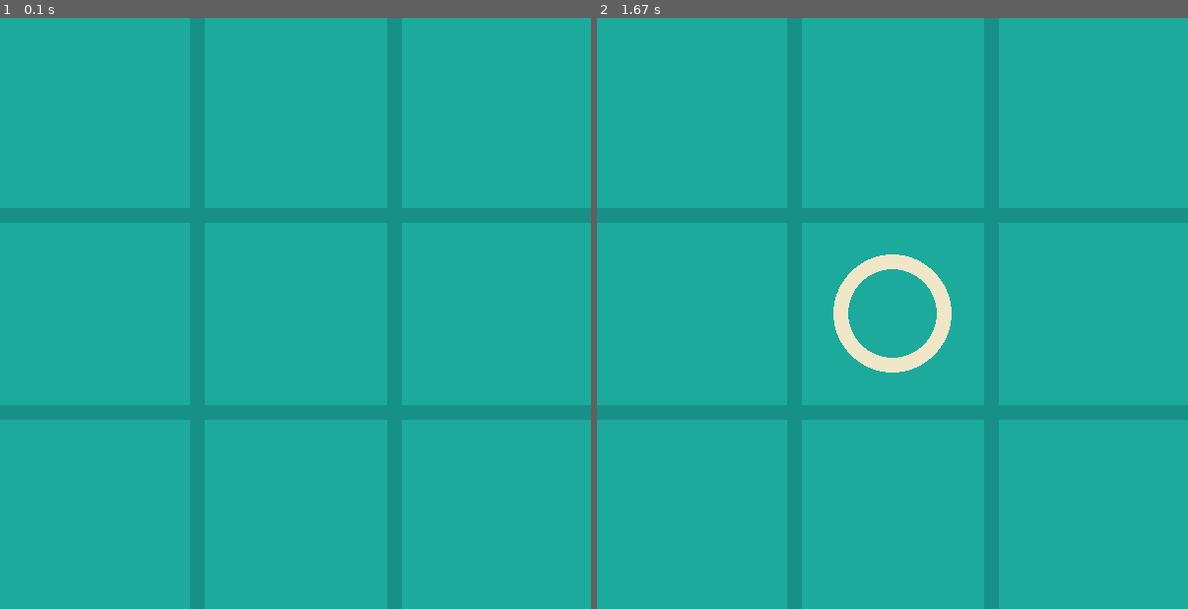
Above: before the commit, frames 1-2 (left to right).
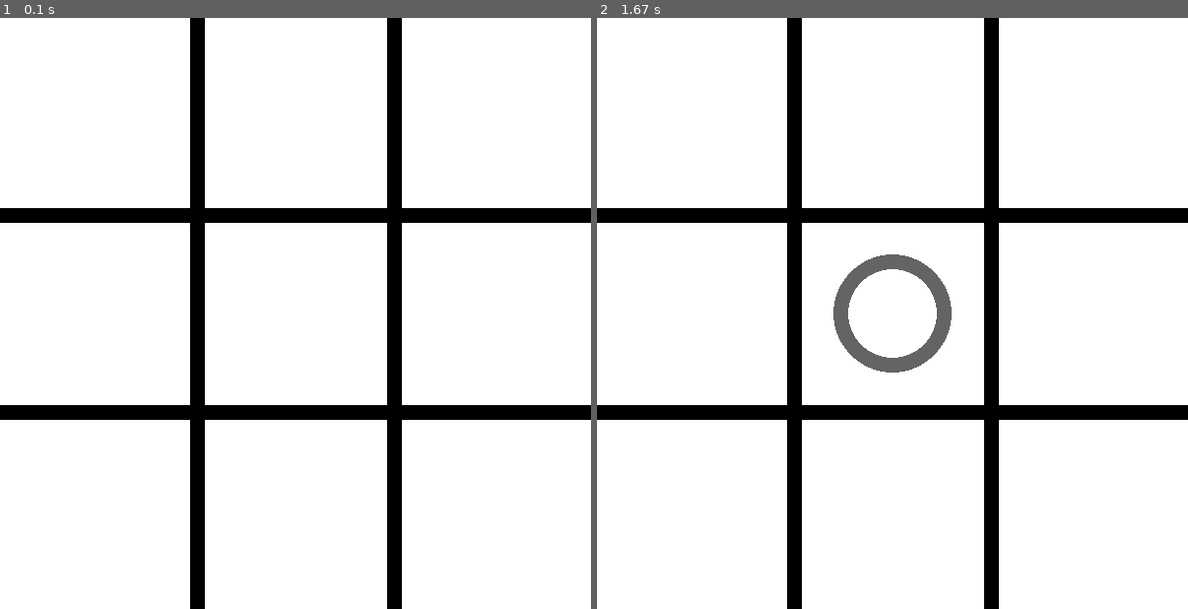
Above: after the commit, the same moments.

Repository: aa-ag/tictactoe
Game: pygame game, started from pygamev.py
Two runs of this game, one before a commit and one after it. Both use one fixed random seed, a clock stepped at 60 frames per second and the inputs below.
Inputs (mouse positions are in pixels of both pictures, inside the frame that each line leads up to):
- Up to frame 1 (0.1 s): no input
- Up to frame 2 (1.67 s): click (892, 313) at 0.38 s

The runs differ from the first frame. In frame 1, 100% of the frame differs, in the area x 0-100%, y 0-100%; in frame 2, 100%.

Commit message:
restyled

Diff:
--- a/pygamev.py
+++ b/pygamev.py
@@ -4,6 +4,7 @@
 pygame.init()
 
 # Constants
+## measures
 WIDTH = 600
 HEIGHT = 600
 LINE_WIDTH = 15
@@ -12,10 +13,11 @@
 CIRCLE_RADIUS = 60
 CIRCLE_WIDTH = 15
 X_WIDTH = 25
-BACKGROUND = (28, 170, 156)
-LINES = (23, 145, 135)
-CIRCLE_COLOR = (239, 231, 200)
-X_COLOR = (66, 66, 66)
+## colors
+BACKGROUND = (255, 255, 255)
+LINES = (0, 0, 0)
+CIRCLE_COLOR = (100, 100, 100)
+X_COLOR = (50, 50, 50)
 SPACE = 55
 
 # Screen
@@ -217,7 +219,7 @@
     pygame.display.update()
 
 # TESTING
-# print(board)
+# print(board) # empty board
 # square_move(0, 0, 1)
 # square_move(0, 1, 1)
 # square_move(0, 2, 1)
@@ -227,7 +229,7 @@
 # square_move(2, 0, 1)
 # square_move(2, 1, 1)
 # square_move(2, 2, 1)
-# print(board)
+# print(board) # completely full
 # print(square_available(0,0))
 # square_move(0,0,1)
 # print(square_available(0,0))
